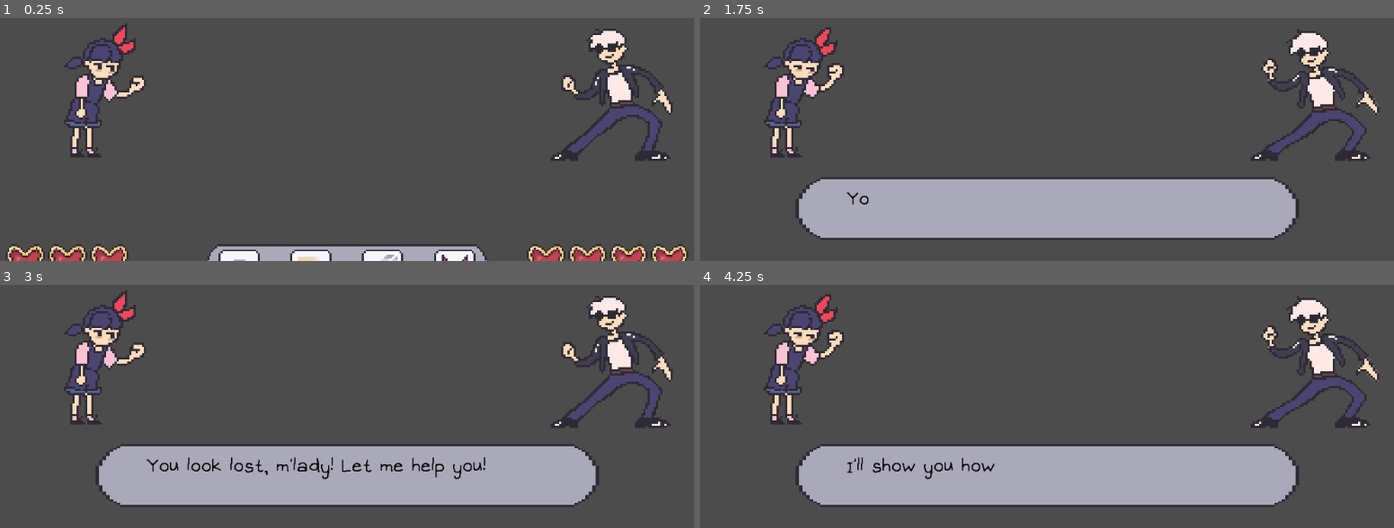
Above: before the commit, frames 1-4 (two rows, left to right).
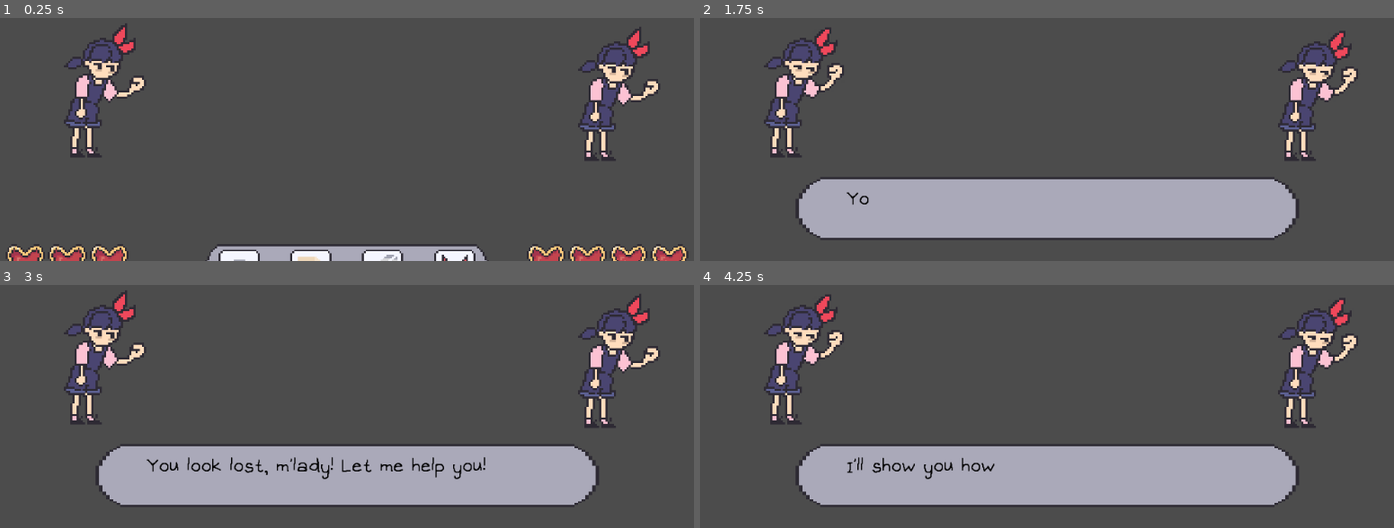
Above: after the commit, the same moments.

Repository: BenAltermatt/RPS
Game: Godot game, scene res://Scenes/Battle.tscn
Two runs of this game, one before a commit and one after it. Both use one fixed random seed, a clock stepped at 60 frames per second and the inputs below.
Inputs (mouse positions are in pixels of both pictures, inside the frame that each line leads up to):
- Up to frame 1 (0.25 s): no input
- Up to frame 2 (1.75 s): tap Enter at 0.5 s; move the mouse to (1206, 30) at 0.52 s; click (1206, 30) at 0.67 s; move the mouse to (901, 71) at 1.27 s; click (901, 71) at 1.42 s
- Up to frame 3 (3 s): move the mouse to (outside the picture) at 2.02 s; click (outside the picture) at 2.17 s; move the mouse to (312, 401) at 2.77 s; click (312, 401) at 2.92 s
- Up to frame 4 (4.25 s): move the mouse to (1262, 382) at 3.52 s; click (1262, 382) at 3.67 s

The runs differ from the first frame. In frame 1, 4.0% of the frame differs, in the area x 79-97%, y 3-59%; in frame 2, 4.1%, in the area x 79-98%, y 4-59%; in frame 3, 4.0%; in frame 4, 4.1%.

Commit message:
Adding the sprite fixes and new sprites

Diff:
--- a/Scenes/Battle.tscn
+++ b/Scenes/Battle.tscn
@@ -1,10 +1,9 @@
-[gd_scene load_steps=7 format=2]
+[gd_scene load_steps=6 format=2]
 
 [ext_resource path="res://Scenes/Selection.tscn" type="PackedScene" id=1]
 [ext_resource path="res://Scenes/HealthBar.tscn" type="PackedScene" id=2]
 [ext_resource path="res://Scripts/GameManager.gd" type="Script" id=3]
 [ext_resource path="res://Scenes/Challenger.tscn" type="PackedScene" id=4]
-[ext_resource path="res://Assets/Sprites/mc_anframes.png" type="Texture" id=5]
 [ext_resource path="res://Scenes/TextBox.tscn" type="PackedScene" id=6]
 
 [node name="Node" type="Node"]
@@ -35,7 +34,6 @@
 [node name="Player" parent="." instance=ExtResource( 4 )]
 position = Vector2( -137, 212 )
 scale = Vector2( 3, 3 )
-anim_frames = ExtResource( 5 )
 
 [node name="Talking" parent="." instance=ExtResource( 6 )]
 anchor_left = 0.15
--- a/Scenes/Challenger.tscn
+++ b/Scenes/Challenger.tscn
@@ -1,8 +1,7 @@
-[gd_scene load_steps=6 format=2]
+[gd_scene load_steps=5 format=2]
 
-[ext_resource path="res://Assets/Sprites/mc_anframes.png" type="Texture" id=1]
+[ext_resource path="res://Assets/Sprites/mc-anframes.png" type="Texture" id=1]
 [ext_resource path="res://Scripts/Challenger.gd" type="Script" id=2]
-[ext_resource path="res://Assets/Sprites/karamatsu_anframes.png" type="Texture" id=3]
 
 [sub_resource type="Animation" id=1]
 resource_name = "Idle"
@@ -38,12 +37,12 @@
 [node name="Node2D" type="Node2D"]
 script = ExtResource( 2 )
 speed_mult = 2.0
-anim_frames = ExtResource( 3 )
+anim_frames = ExtResource( 1 )
 
 [node name="Sprite" type="Sprite" parent="."]
 position = Vector2( 100, 48 )
 texture = ExtResource( 1 )
-hframes = 2
+hframes = 3
 
 [node name="AnimationPlayer" type="AnimationPlayer" parent="."]
 anims/Idle = SubResource( 1 )
